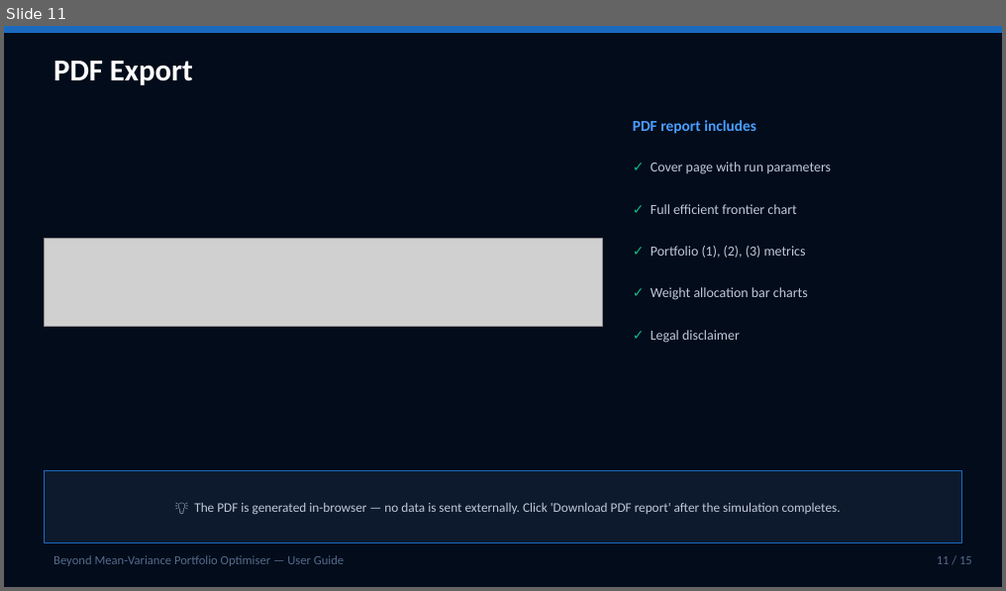
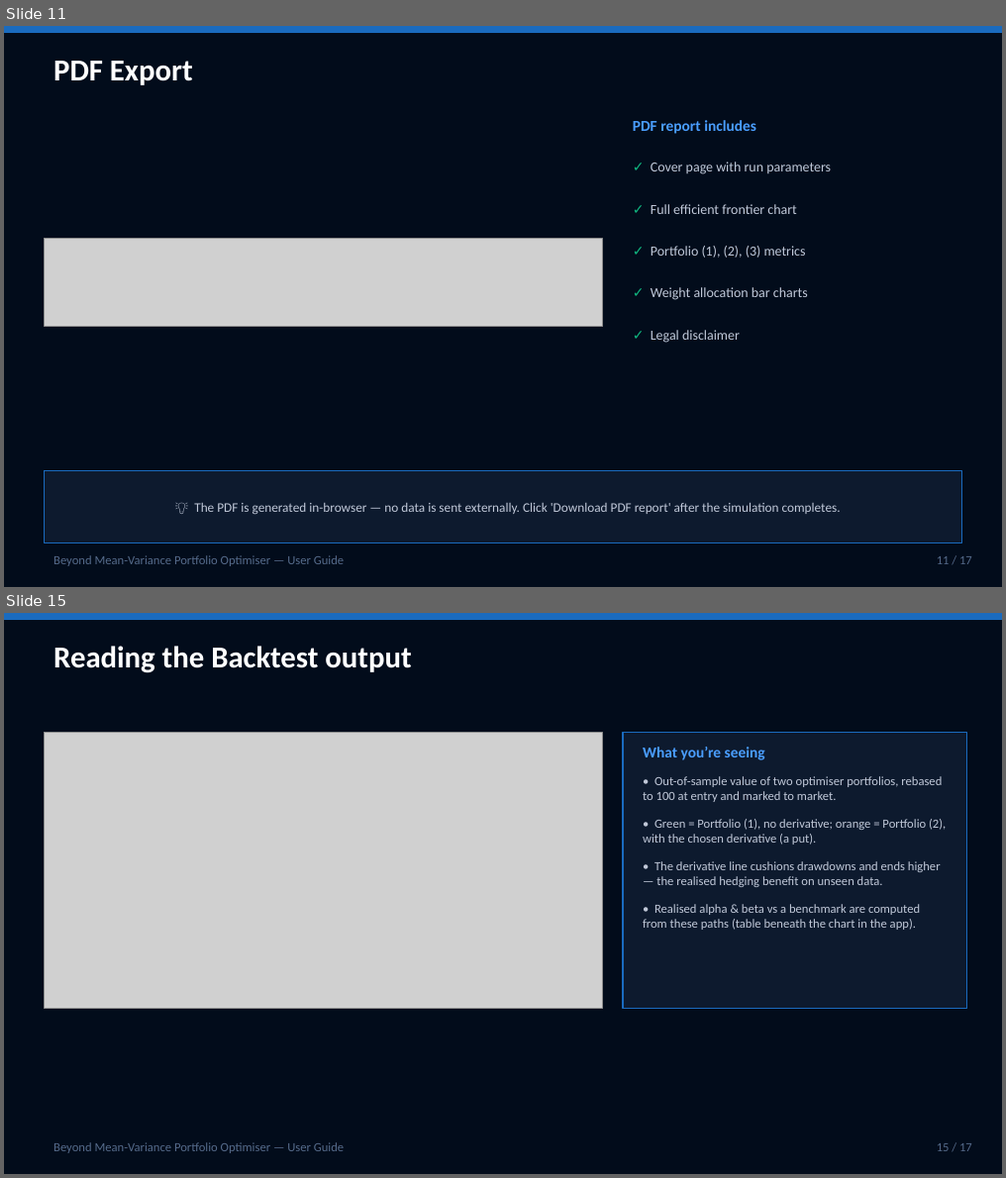
Before and after one commit to SamiJeddou/behavioral-portfolio-optimizer, a slide deck: userguide.pptx. Shown one above the other, each under a label of ours: slide 11 before the commit, slides 11 and 15 after it; the slides between them are not shown. The pictures are 1006x591 and 1006x1178 pixels, drawn with LibreOffice and Linux fonts; fonts in the diff are those of the drawing; grey boxes stand for pictures. Boxes give left, top, right and bottom in pixels: in the first picture for what was removed or moved away, otherwise in the second. Text is boxed around its words. In the diff, an @@ line names an element or a change of style, - is before the commit and + after.

```diff
--- a/userguide.pptx
+++ b/userguide.pptx
@@ slide 15 added at [4, 613, 1002, 1174], background #020C1B @@
@@ rectangle added at [4, 613, 1002, 619], fill #1A6BBF, outline #1A6BBF 1 pt @@
@@ text added at [54, 646, 411, 673], 22 pt, text #FFFFFF, bold @@
+Reading the Backtest output
@@ picture added at [44, 733, 603, 1008] @@
@@ rectangle added at [623, 733, 967, 1008], fill #0D1A2E, outline #1A6BBF 1 pt @@
@@ text added at [643, 747, 945, 930], 9 pt, text #C0C8D8 @@
+What you’re seeing
+• Out-of-sample value of two optimiser portfolios, rebased to 100 at entry and marked to market.
+• Green = Portfolio (1), no derivative; orange = Portfolio (2), with the chosen derivative (a put).
+• The derivative line cushions drawdowns and ends higher — the realised hedging benefit on unseen data.
+• Realised alpha & beta vs a benchmark are computed from these paths (table beneath the chart in the app).
@@ text added at [54, 1143, 344, 1154], 9 pt, text #556A8A @@
+Beyond Mean-Variance Portfolio Optimiser — User Guide
@@ text added at [937, 1144, 972, 1152], 9 pt, text #556A8A @@
+15 / 17
@@ slide 11 changed as well @@
@@ text at [937, 557, 972, 565]: text changed @@
-11 / 15
+11 / 17
```
Also in this commit, not shown: 13 other slides changed, 1 other slide added, 1 other file.
